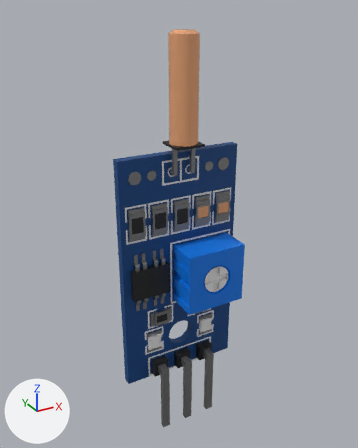
One commit to the glTF model public/models/input/TiltSensor.glb: the scene before it, then after it.
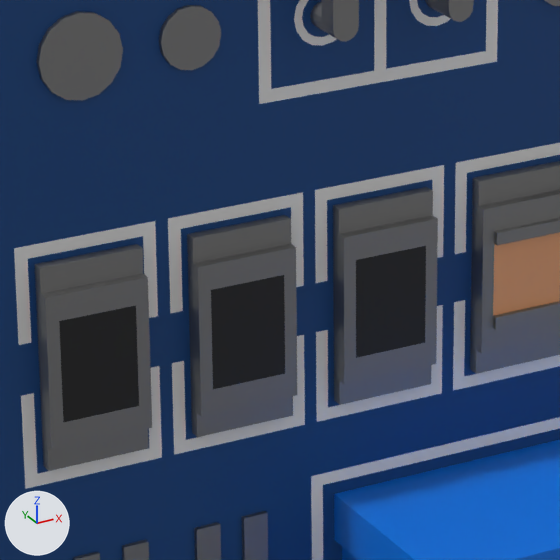
The first picture shows the older version from a camera (50 mm lens) standing at (-12.05, 9.329, 7.778) and looking at (-11.539, 10.258, 7.313). The close-ups show the older and then the newer version on the part from 34% to 58% of the width and 38% to 57% of the height of that picture. Only the edits that show in the close-ups are written down. Lighting does not change. The marker at lower left points along +X, +Y and +Z. Where no turn or scale is listed for an object, it has been applied to the vertices.

The older version as bpy lines, for what is in view:
```python
me_cube_022 = bpy.data.meshes.new('Cube.022')
me_cube_022.from_pydata(...)  # 17300 vertices, 34446 faces; spans x -0.15..0.15, y -0.087..0.01, z -0.463..0.511
# faces by material slot: [24155, 1132, 2274, 2743, 3464, 328, 350]
me_cube_022.materials.append(mat_main_color_030)  # blue #00427f
me_cube_022.materials.append(mat_blue_005)  # blue #0077e7
me_cube_022.materials.append(mat_black_012)  # black #191919
me_cube_022.materials.append(mat_white_008)  # white #e7e7e7
me_cube_022.materials.append(mat_pins_045)  # grey #999999
me_cube_022.materials.append(mat_led1_002)  # white #e7e7e7
me_cube_022.materials.append(mat_brown_008)  # beige #e7a476
ob_tilt_sensor = bpy.data.objects.new('Tilt Sensor', me_cube_022)
ob_tilt_sensor.location = (-11.5358, 10.2666, 7.2249)
```
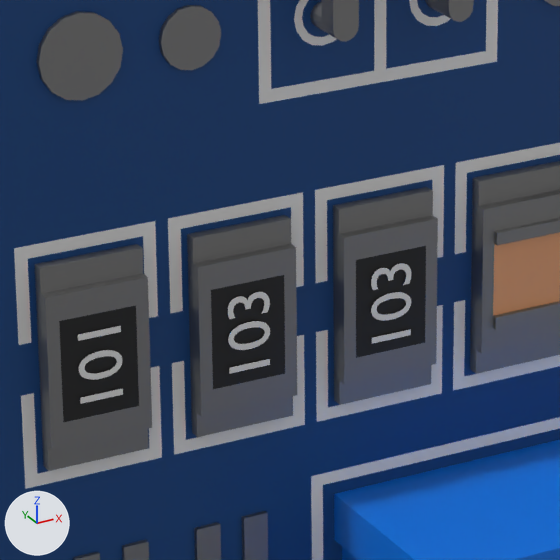
What differs and where, as boxes [x1, y1, x2, y2] in the close-ups (560 x 560 px):
'103.002', added
    after: [228, 292, 270, 374]
'103.003', added
    after: [371, 263, 411, 344]
'101.001', added
    after: [78, 326, 123, 404]

What the commit changed:
Mesh me_text_053 is new.
It has 247 vertices, 243 faces and spans x -0.016..0.0002, y 0.0, z 0.0047..0.0329.
Mesh me_text_051 is new.
It has 104 vertices, 100 faces and spans x -0.016..0.0002, y 0.0, z 0.0047..0.0301.
Object '103.003' (ob_103_003) is new; it shows me_text_053.
Its location is (-11.5281, 10.2466, 7.3176).
Object '103.002' (ob_103_002) is new; it shows a copy of me_text_053.
Its location is (-11.5841, 10.2466, 7.318).
Object '101.001' (ob_101_001) is new; it shows me_text_051.
Its location is (-11.6402, 10.2466, 7.319).
